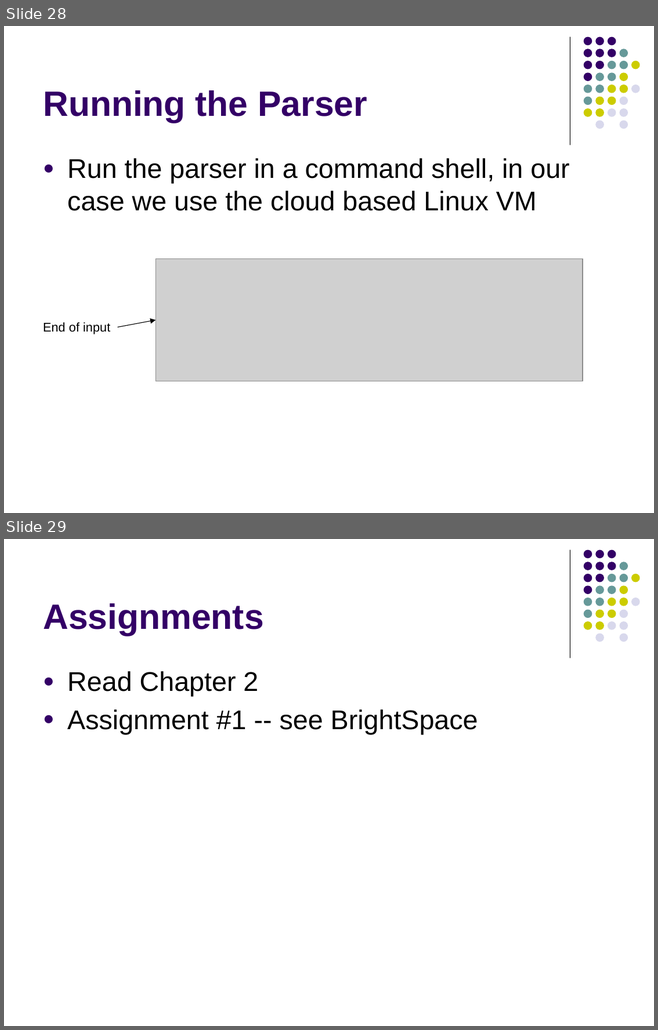
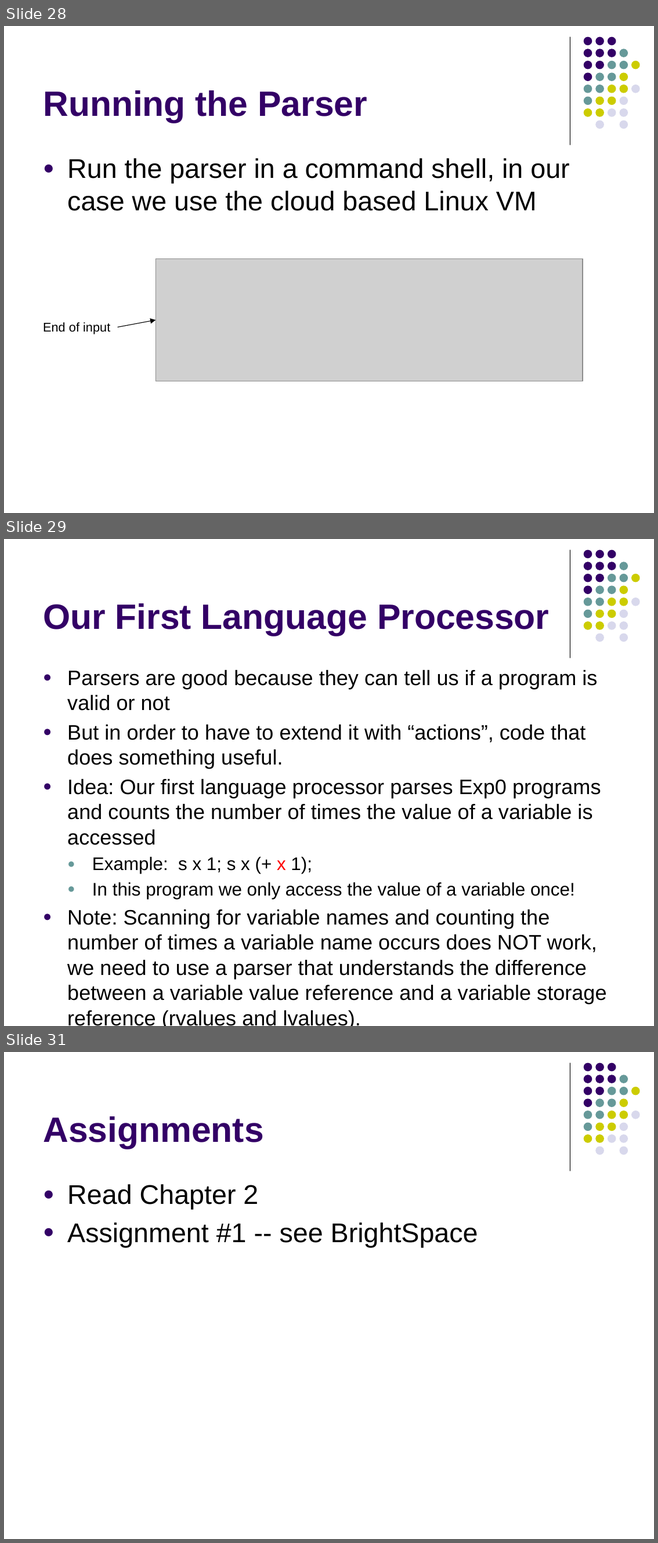
Before and after one commit to lutzhamel/CSC402, a slide deck: notes/csc402-ln002.pptx. Shown one above the other, each under a label of ours: slides 28 and 29 before the commit, slides 28, 29 and 31 after it; the slides between them are not shown. The pictures are 658x1030 and 658x1543 pixels, drawn with LibreOffice and Linux fonts; fonts in the diff are those of the drawing; grey boxes stand for pictures. Boxes give left, top, right and bottom in pixels: in the first picture for what was removed or moved away, otherwise in the second. Text is boxed around its words. In the diff, an @@ line names an element or a change of style, - is before the commit and + after.

```diff
--- a/notes/csc402-ln002.pptx
+++ b/notes/csc402-ln002.pptx
@@ slide 29 added at [4, 539, 654, 1026], background #FFFFFF; not listed: 32 template elements that a slide beside it also shows @@
@@ title added at [43, 603, 549, 636], 39 pt, text #330066, bold @@
+Our First Language Processor
@@ text added at [67, 670, 606, 1026], 23.2 pt, text #000000 @@
+● Parsers are good because they can tell us if a program is valid or not
+● But in order to have to extend it with “actions”, code that does something useful.
+● Idea: Our first language processor parses Exp0 programs and counts the number of times the value of a variable is accessed
+  ● Example: s x 1; s x (+ x 1);
+  ● In this program we only access the value of a variable once!
+● Note: Scanning for variable names and counting the number of times a variable name occurs does NOT work, we need to use a parser that understands the difference between a variable value reference and a variable storage reference (rvalues and lvalues).
@@ what was slide 29 is now slide 31 @@
```
Also in this commit, not shown: 1 other slide added, 1 other file.
